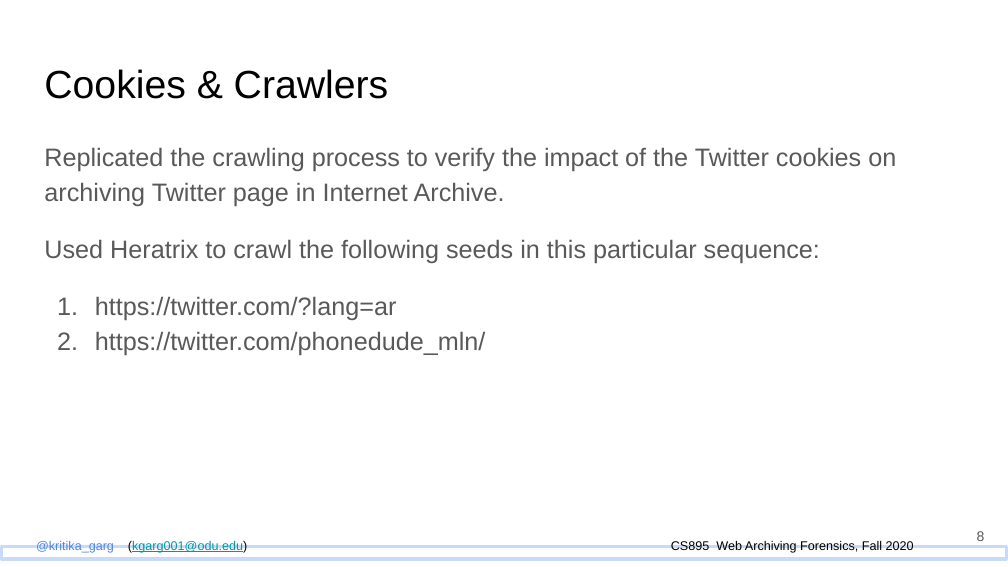
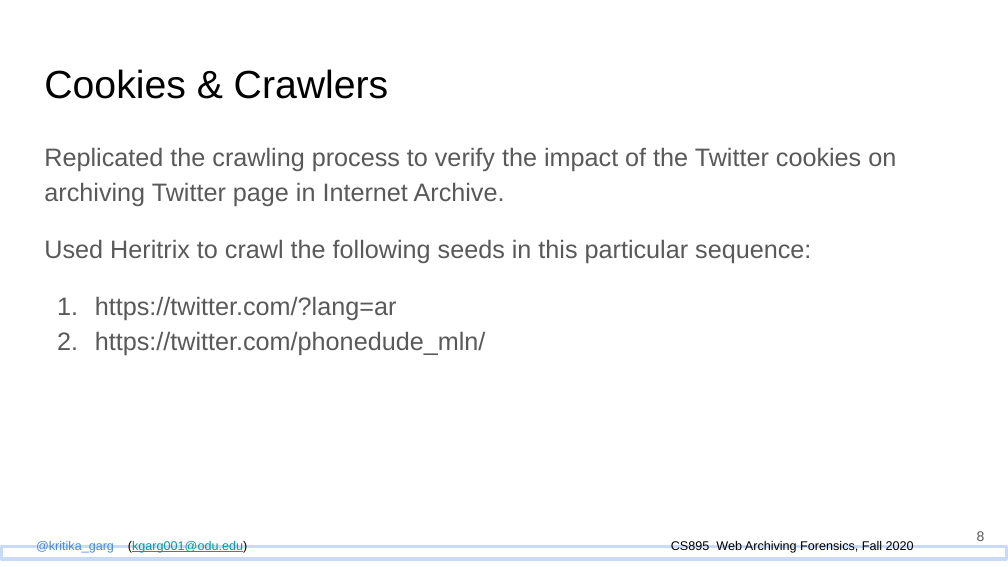
Before and after one commit to phonedude/cs895-f20, a slide deck: slide 8 of assignments/Kgarg/week-10-presentation/StudentPresentation2_CookieViolation.pptx. Drawn at 1008x567 pixels with LibreOffice and Linux fonts; fonts in the diff are those of the drawing. Boxes give left, top, right and bottom in pixels: in the first picture for what was removed or moved away, otherwise in the second. Text is boxed around its words. In the diff, an @@ line names an element or a change of style, - is before the commit and + after.

```diff
--- a/assignments/Kgarg/week-10-presentation/StudentPresentation2_CookieViolation.pptx
+++ b/assignments/Kgarg/week-10-presentation/StudentPresentation2_CookieViolation.pptx
@@ text at [44,239,811,263]: text changed @@
-Used Heratrix to crawl the following seeds in this particular sequence:
+Used Heritrix to crawl the following seeds in this particular sequence:
```
Also in this commit, not shown: 2 other slides changed.
